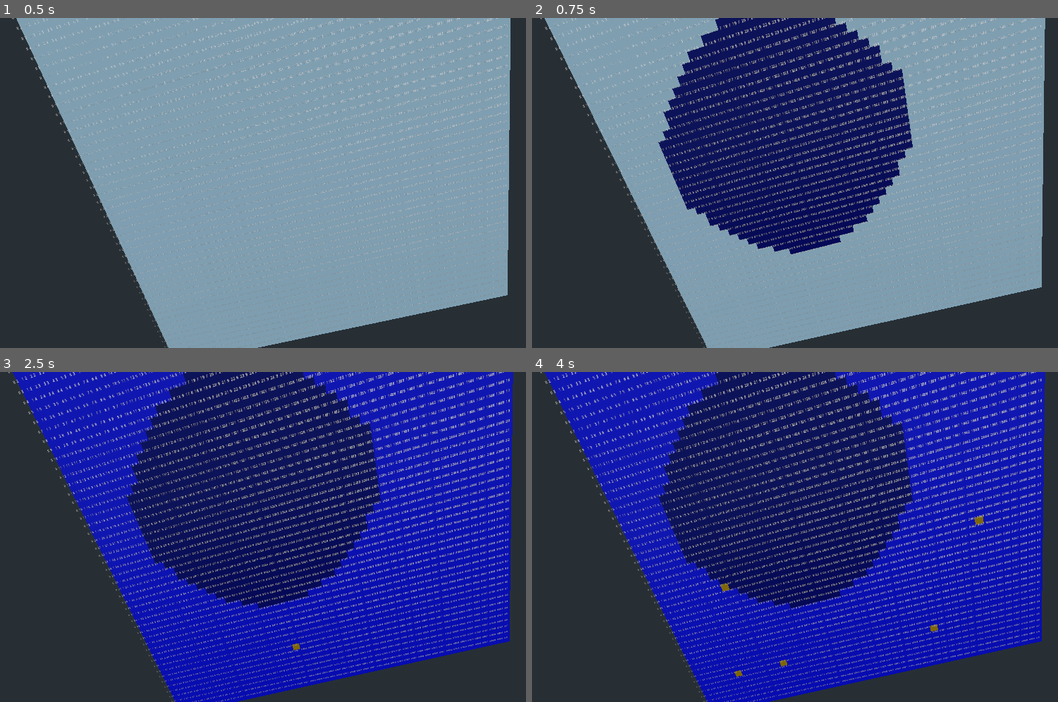
Above: before the commit, frames 1-4 (two rows, left to right).
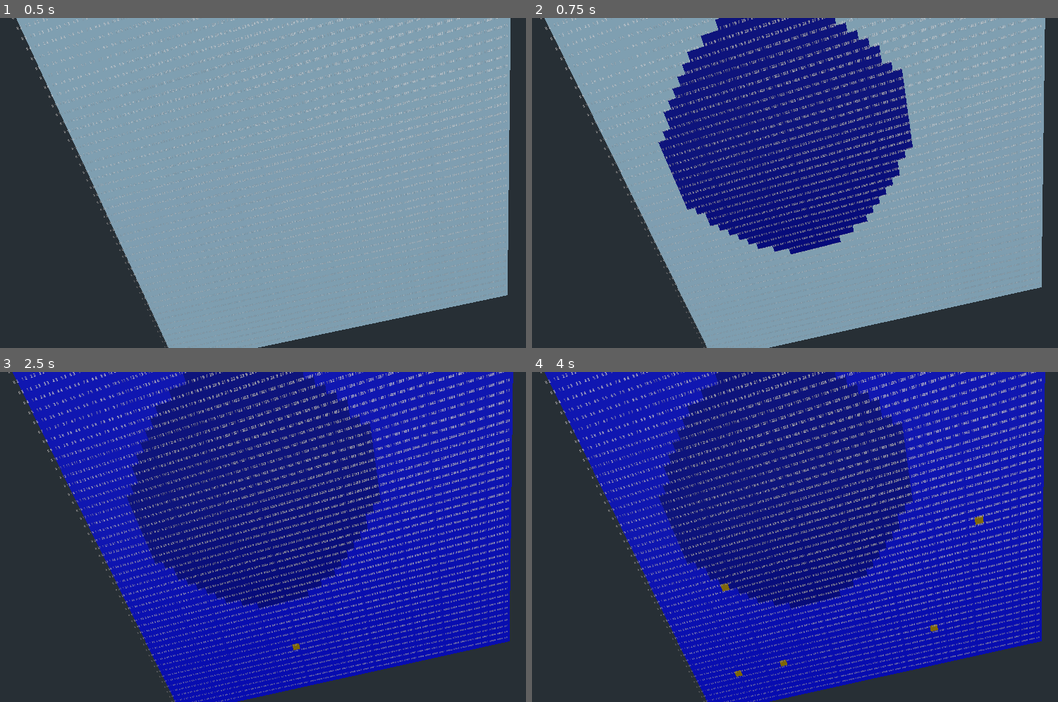
Above: after the commit, the same moments.

Repository: nestorac/earth
Game: Godot game, scene res://Globe.tscn
Same seed, same stepped clock (60 frames per second), same inputs: the game is played once before the commit and once after it.
Inputs (mouse positions are in pixels of both pictures, inside the frame that each line leads up to):
- Up to frame 1 (0.5 s): no input
- Up to frame 2 (0.75 s): move the mouse to (910, 166) at 0.52 s; hold T (test1) from 0.53 s (still down)
- Up to frame 3 (2.5 s): tap Enter at 1.25 s; move the mouse to (142, 553) at 1.27 s; release T (test1) at 1.28 s; tap W (set_forest) at 1.35 s; tap T (test1) at 1.55, 2.3 s; tap Space (spawn_cells) at 2 s; move the mouse to (310, 464) at 2.02 s; hold E (set_land) from 2.03 s (still down)
- Up to frame 4 (4 s): tap Enter at 2.75 s; move the mouse to (758, 603) at 2.77 s; release E (set_land) at 2.78 s; tap Q (set_sea) at 2.85 s; tap T (test1) at 3.05, 3.8 s; tap Space (spawn_cells) at 3.5 s; move the mouse to (958, 586) at 3.52 s; hold Space (spawn_cells) from 3.53 s (still down)

Frame 1 is identical in both runs. In frame 2, 23% of the frame differs, in the area x 23-73%, y 0-72%; in frame 3, 23%; in frame 4, 23%.
Error in both runs: Attempt to call function 'get_surface_material' in base 'null instance' on a null instance. (res://Scripts/hexagon.gd:7)

Commit message:
Working to add antialiasing to the water meteor.

Diff:
--- a/Scripts/MeshOfSquares.gd
+++ b/Scripts/MeshOfSquares.gd
@@ -30,18 +30,27 @@
 
 func impact(x, y, radius, terrain):
 	var square = get_square(x,y)
-	square.set_terrain(terrain, 0.5)
+	# square.set_terrain(terrain, 1.0)
 
 	for i in range(radius):
-		for j in range((radius)-round((i*i)/((PI*PI*2)))):
+		var distance = round ( radius - round( (i*i) / (PI*PI*2) ) )
+		for j in range( distance ):
+			var aliasing
+			if (j < distance):
+				aliasing = 0.7
+#				print ("Aliasing: " + str(aliasing))
+			else:
+				aliasing = 1.0
+#				print ("Aliasing: " + str(aliasing))
+
 			square = get_square(x+i, y+j)
-			square.set_terrain(terrain, 0.5)
+			square.set_terrain(terrain, aliasing)
 			square = get_square(x+i, y-j)
-			square.set_terrain(terrain, 0.5)
+			square.set_terrain(terrain, aliasing)
 			square = get_square(x-i,y+j)
-			square.set_terrain(terrain, 0.5)
+			square.set_terrain(terrain, aliasing)
 			square = get_square(x-i,y-j)
-			square.set_terrain(terrain, 0.5)
+			square.set_terrain(terrain, aliasing)
 
 
 func get_square(x, y):
